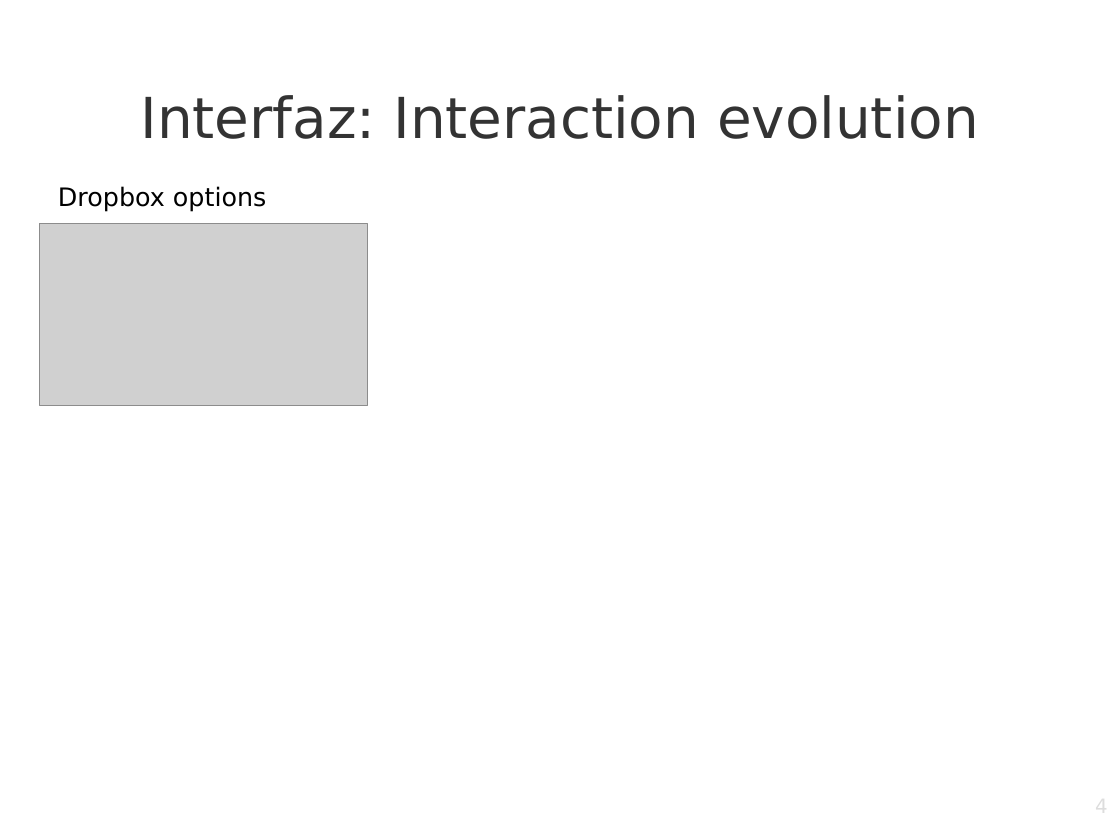
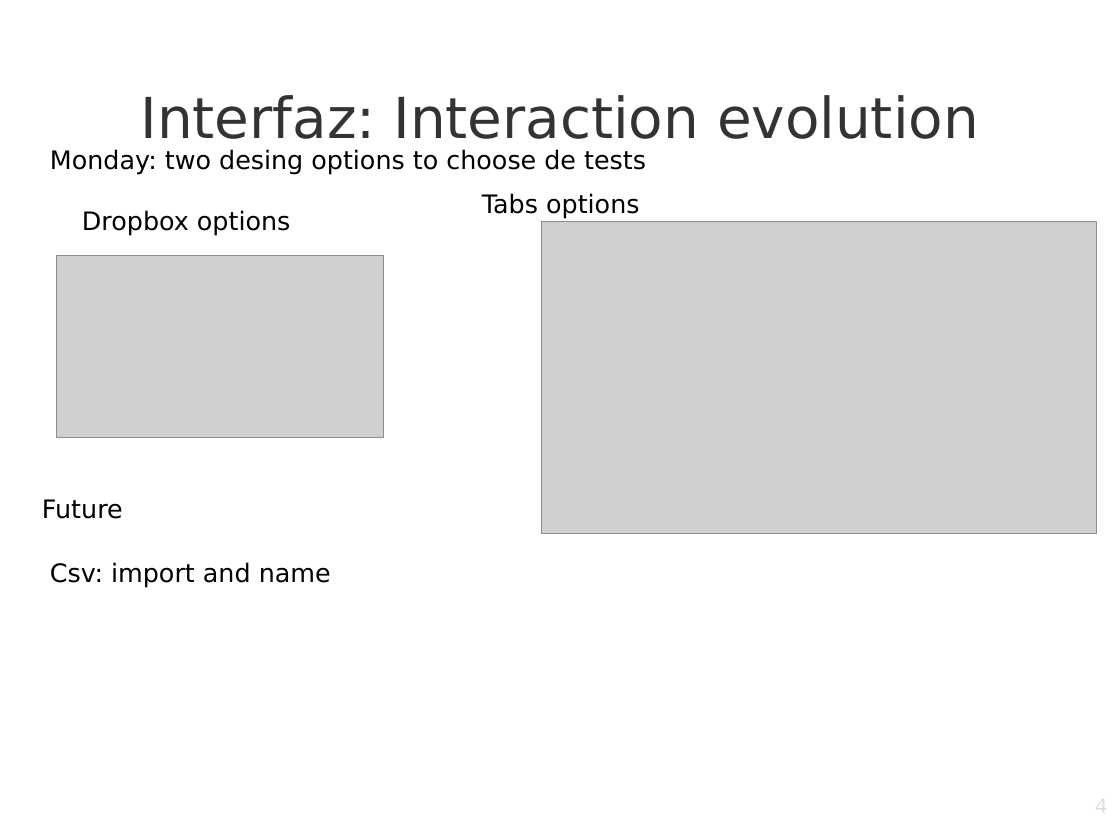
Before and after one commit to BlancaCC/granaSat_batteries, a slide deck: slide 4 of presentacion2/Second week.odp. Drawn at 1120x840 pixels with LibreOffice and Linux fonts; fonts in the diff are those of the drawing; grey boxes stand for pictures; background and template pictures are left out. Boxes give left, top, right and bottom in pixels: in the first picture for what was removed or moved away, otherwise in the second. Text is boxed around its words. In the diff, an @@ line names an element or a change of style, - is before the commit and + after.

Commit message:
Presentacion y empiezo random

```diff
--- a/presentacion2/Second week.odp
+++ b/presentacion2/Second week.odp
@@ text added at box(50, 149, 646, 175), 18 pt, text #000000 @@
+Monday: two desing options to choose de tests
@@ text "Dropbox options": place and size @@
-text "Dropbox options" at box(58, 186, 266, 212)
+text "Dropbox options" at box(82, 210, 290, 236)
@@ text added at box(482, 193, 639, 219), 18 pt, text #000000 @@
+Tabs options
@@ picture added at box(542, 222, 1097, 534) @@
@@ picture: place and size @@
-picture at box(40, 224, 367, 406)
+picture at box(57, 256, 384, 438)
@@ text added at box(42, 499, 123, 519), 18 pt, text #000000 @@
+Future
@@ text added at box(50, 562, 331, 588), 18 pt, text #000000 @@
+Csv: import and name
```
Also in this commit, not shown: 19 other files.
